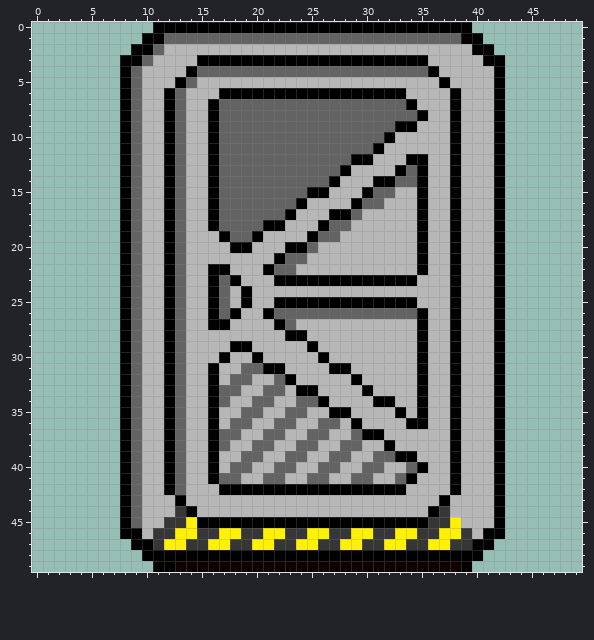
Two versions of one pixel-art sprite, sprites/sDoor/layers/f013a43d-a127-41a9-92bf-560beba26890/cc99ebe4-27fa-4fa8-b64f-ce21938e5e7e.png. The first picture shows the starting point.
The file is 100x100 pixels, drawn in blocks of 2x2; one block is one cell here. Colours within 5 levels of each other are drawn and written as one.
New version:
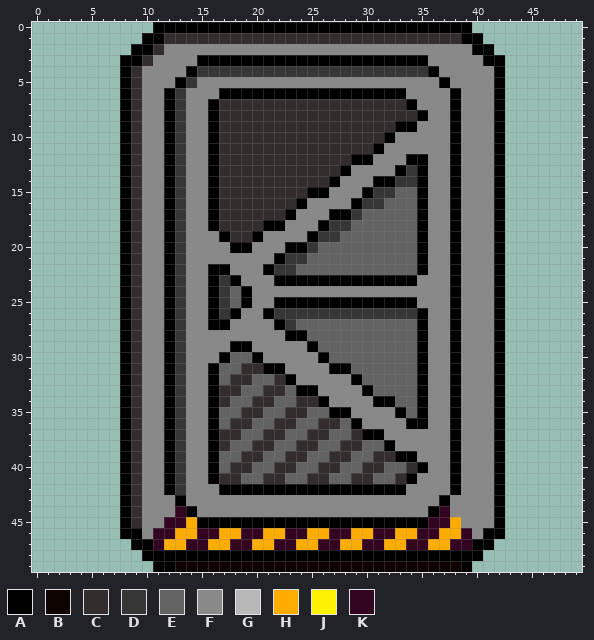
Palette (. is transparent): A #000000  B #0e0300  C #332e2d  D #363636  E #636363  F #898989  G #b7b7b7  H #ffac00  J #fff200  K #330520
The edit:
Changed rows in their new state; - is an unchanged pixel.
first column x 9:
 1 ---CCCCCCCCCCCCCCCCCCCCCCCCCCC---
 2 --CFFFFFFFFFFFFFFFFFFFFFFFFFFFF--
 3 -CFFFF---------------------FFFFF-
 4 CFFFF-DDDDDDDDDDDDDDDDDDDDD-FFFFF
 5 CFFF-DFFFFFFFFFFFFFFFFFFFFFF-FFFF
 6 CFF-DFFF-----------------FFFF-FFF
 7 CFF-DFF-CCCCCCCCCCCCCCCCC-FFF-FFF
 8 CFF-DFF-CCCCCCCCCCCCCCCCCC-FF-FFF
 9 CFF-DFF-CCCCCCCCCCCCCCCC--FFF-FFF
10 CFF-DFF-CCCCCCCCCCCCCCC-FFFFF-FFF
11 CFF-DFF-CCCCCCCCCCCCCC-FFFFFF-FFF
12 CFF-DFF-CCCCCCCCCCCC--FFF--FF-FFF
13 CFF-DFF-CCCCCCCCCCC-FFFF-D-FF-FFF
14 CFF-DFF-CCCCCCCCCC-FFF--DD-FF-FFF
15 CFF-DFF-CCCCCCCC--FFF-DDEE-FF-FFF
16 CFF-DFF-CCCCCCC-FFFF-DDEEE-FF-FFF
17 CFF-DFF-CCCCCC-FFF--DEEEEE-FF-FFF
18 CFF-DFF-CCCC--FFF-DDEEEEEE-FF-FFF
19 CFF-DFFF-CC-FFFF-DDEEEEEEE-FF-FFF
20 CFF-DFFFF--FFF--DEEEEEEEEE-FF-FFF
21 CFF-DFFFFFFFF-DDEEEEEEEEEE-FF-FFF
22 CFF-DFF--FFF-DDEEEEEEEEEEE-FF-FFF
23 CFF-DFF-D-FFF-------------FFF-FFF
24 CFF-DFF-DE-FFFFFFFFFFFFFFFFFF-FFF
25 CFF-DFF-DE-FF-------------FFF-FFF
26 CFF-DFF-D-FF-DDDDDDDDDDDDD-FF-FFF
27 CFF-DFF--FFFF-DEEEEEEEEEEE-FF-FFF
28 CFF-DFFFFFFFFF--EEEEEEEEEE-FF-FFF
29 CFF-DFFFF--FFFFF-EEEEEEEEE-FF-FFF
30 CFF-DFFF-EE-FFFFF-EEEEEEEE-FF-FFF
31 CFF-DFF-EECC--FFFF--EEEEEE-FF-FFF
32 CFF-DFF-ECCEEC-FFFFF-EEEEE-FF-FFF
33 CFF-DFF-CCEECCE--FFFF-EEEE-FF-FFF
34 CFF-DFF-CEECCEECC-FFFF--EE-FF-FFF
35 CFF-DFF-EECCEECCEE--FFFF-E-FF-FFF
36 CFF-DFF-ECCEECCEECCE-FFFF--FF-FFF
37 CFF-DFF-CCEECCEECCEEC--FFFFFF-FFF
38 CFF-DFF-CEECCEECCEECCEE-FFFFF-FFF
39 CFF-DFF-EECCEECCEECCEECC--FFF-FFF
40 CFF-DFF-ECCEECCEECCEECCEEC-FF-FFF
41 CFF-DFF-CCEECCEECCEECCEEC-FFF-FFF
42 CFF-DFFF-----------------FFFF-FFF
43 CFFF-FFFFFFFFFFFFFFFFFFFFFFF-FFFF
44 CFFFK-FFFFFFFFFFFFFFFFFFFFF-KFFFF
45 CFFKKH---------------------KKHFFF
46 -FKKHHKKHHKKHHKKHHKKHHKKHHKKHHKF-
47 --KHHKKHHKKHHKKHHKKHHKKHHKKHHKK--
Boxes around the changes in both pictures, in picture pixels (x1, y1, x2, y2):
changed: (131, 33, 494, 550)
